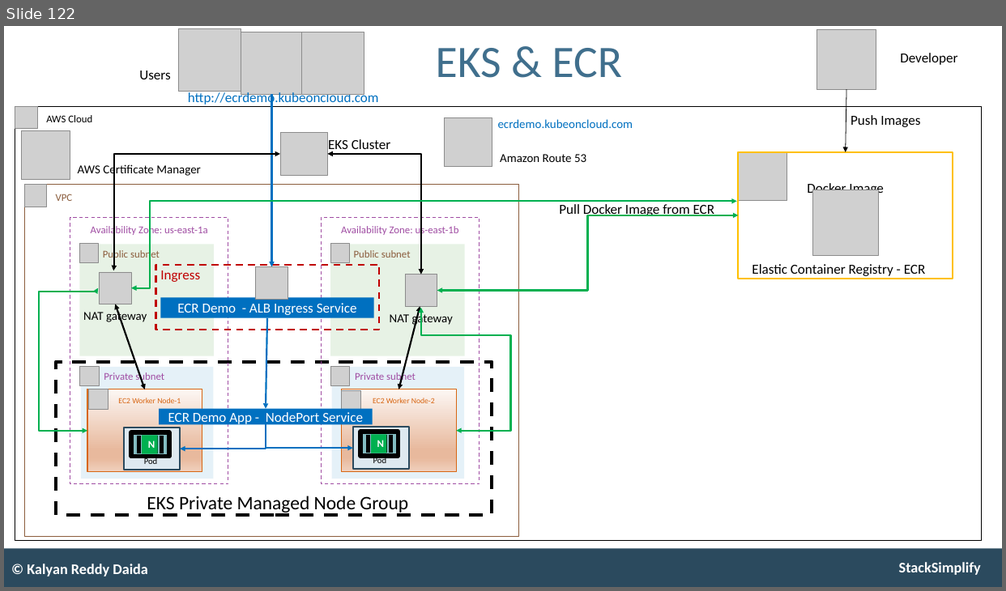
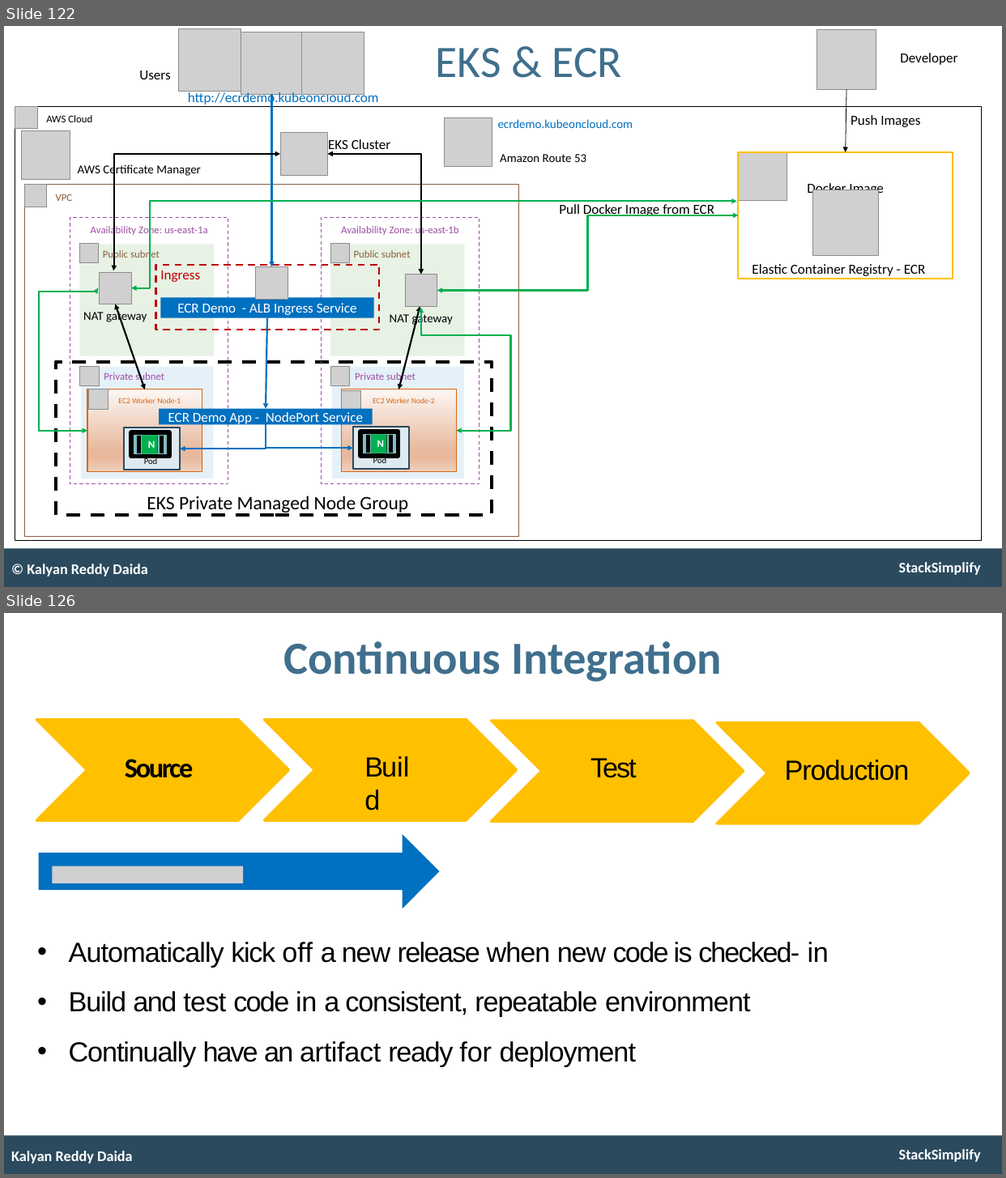
Before and after one commit to talvionyx/aws-eks-kubernetes-masterclass, a slide deck: presentation/AWS-Fargate-and-EKS-Masterclass.pptx. Shown one above the other, each under a label of ours: slide 122 before the commit, slides 122 and 126 after it; the slides between them are not shown. The pictures are 1006x591 and 1006x1178 pixels, drawn with LibreOffice and Linux fonts; fonts in the diff are those of the drawing; grey boxes stand for pictures. Boxes give left, top, right and bottom in pixels: in the first picture for what was removed or moved away, otherwise in the second. Text is boxed around its words. In the diff, an @@ line names an element or a change of style, - is before the commit and + after.

```diff
--- a/presentation/AWS-Fargate-and-EKS-Masterclass.pptx
+++ b/presentation/AWS-Fargate-and-EKS-Masterclass.pptx
@@ slide 126 added at box(4, 613, 1002, 1174), background #FFFFFF; not listed: 2 template elements that a slide beside it also shows @@
@@ text added at box(284, 641, 722, 682), 53 pt, text #406F8D, bold @@
+Continuous Integration
@@ freeform shape added at box(36, 720, 288, 820), fill #FFC000, outline #FFC000 3 pt @@
@@ freeform shape added at box(264, 720, 516, 820), fill #FFC000, outline #FFC000 3 pt @@
@@ freeform shape added at box(491, 721, 743, 822), fill #FFC000, outline #FFC000 3 pt @@
@@ freeform shape added at box(717, 723, 969, 824), fill #FFC000, outline #FFC000 3 pt @@
@@ text added at box(364, 748, 423, 783), 32 pt, text #000000 @@
+Build
@@ text added at box(590, 758, 636, 778), 32 pt, text #000000 @@
+Test
@@ text added at box(125, 759, 193, 778), 32 pt, text #000000, bold @@
+Source
@@ text added at box(785, 760, 910, 781), 32 pt, text #000000 @@
+Production
@@ freeform shape added at box(38, 834, 439, 909), fill #0070C0 @@
@@ picture added at box(52, 867, 243, 884) @@
@@ text added at box(69, 942, 829, 1067), 32 pt, text #000000 @@
+• Automatically kick off a new release when new code is checked- in
+• Build and test code in a consistent, repeatable environment
+• Continually have an artifact ready for deployment
@@ text added at box(11, 1151, 133, 1164), 17 pt, text #FFFFFF, bold @@
+Kalyan Reddy Daida
```
Also in this commit, not shown: 1 slide changed, 19 other slides added, 1 other file.
